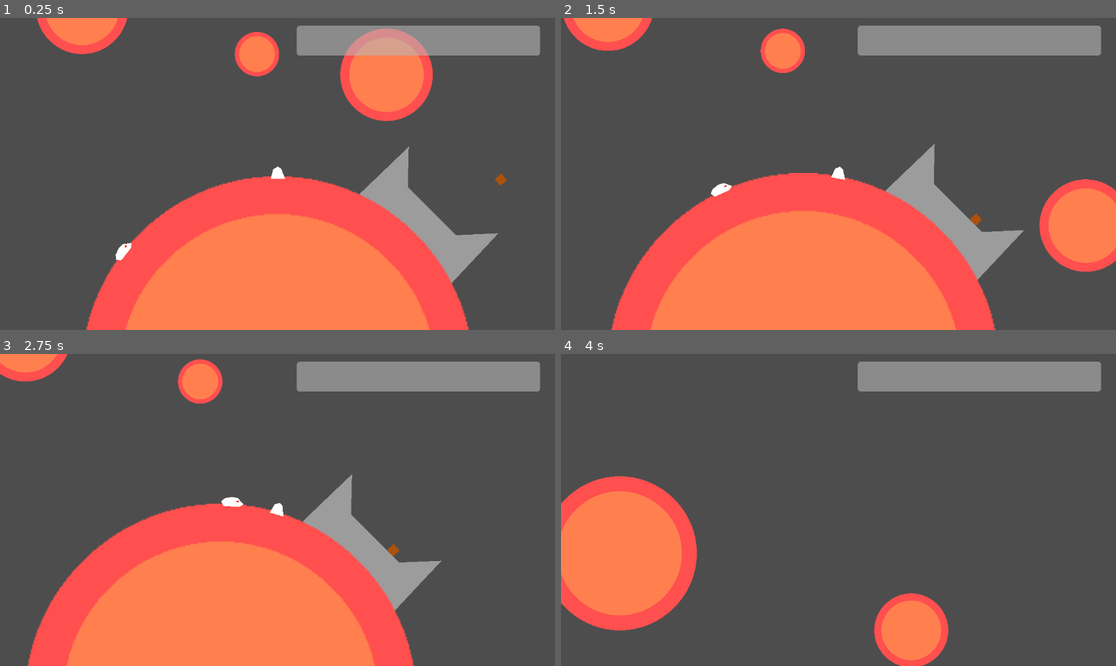
Above: before the commit, frames 1-4 (two rows, left to right).
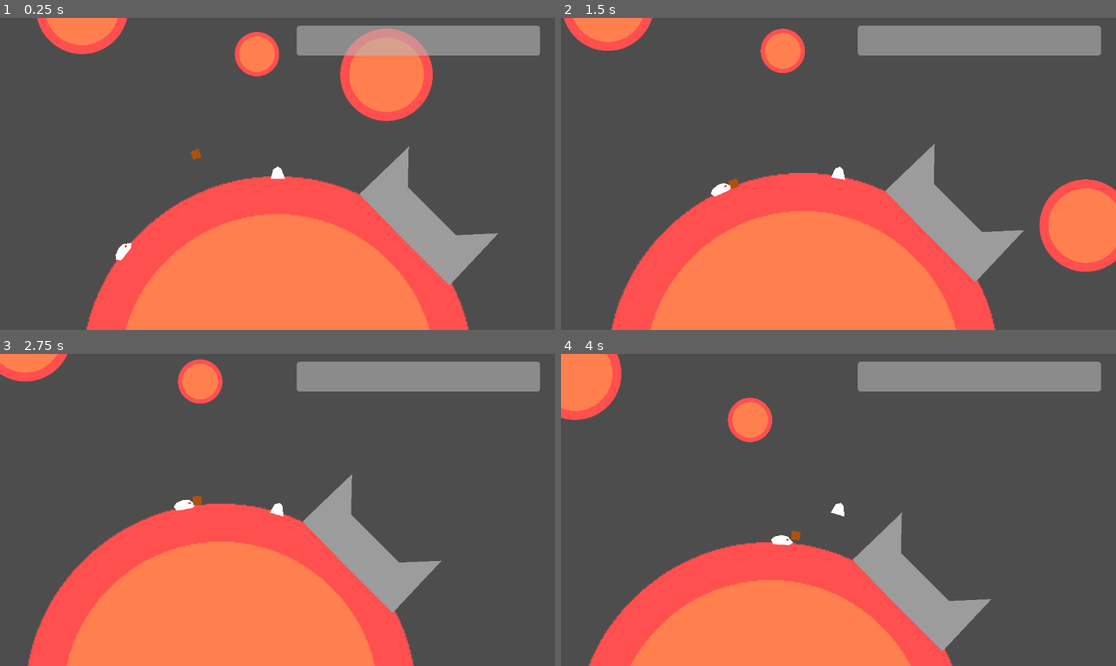
Above: after the commit, the same moments.

Repository: game-jam-team-1/gmtk-jam
Game: Godot game, scene res://Scenes/world.tscn
The game is run twice, just before and just after one commit, with the same random seed, the same clock (stepped at 60 frames per second) and the same inputs.
Inputs (mouse positions are in pixels of both pictures, inside the frame that each line leads up to):
- Up to frame 1 (0.25 s): no input
- Up to frame 2 (1.5 s): move the mouse to (960, 158) at 0.52 s; hold D (right) 0.53-1.28 s; tap E (interact) at 0.6, 1.35 s; tap W (jump) at 0.77 s; move the mouse to (727, 189) at 1.27 s; hold A (left) from 1.28 s (still down)
- Up to frame 3 (2.75 s): tap W (jump) at 1.52 s; move the mouse to (333, 441) at 2.02 s; release A (left) at 2.03 s; hold D (right) from 2.03 s (still down); tap E (interact) at 2.1 s
- Up to frame 4 (4 s): move the mouse to (810, 572) at 2.77 s; tap E (interact) at 2.85, 3.6 s; tap W (jump) at 3.02, 3.77 s; move the mouse to (1005, 556) at 3.52 s; release D (right) at 3.53 s; hold A (left) from 3.53 s (still down)

The runs differ from the first frame. In frame 1, 0.8% of the frame differs, in the area x 34-92%, y 41-86%; in frame 2, 0.8%; in frame 3, 1.0%; in frame 4, 32%, in the area x 0-78%, y 0-100%.
Error after the commit: Cannot call method 'get_children' on a null value. (res://Scripts/player.gd:197)

Commit message:
Animations + gravity_component

Diff:
--- a/Scenes/package.tscn
+++ b/Scenes/package.tscn
@@ -1,6 +1,7 @@
-[gd_scene load_steps=5 format=3 uid="uid://bpgm8pf4sxga8"]
+[gd_scene load_steps=9 format=3 uid="uid://bpgm8pf4sxga8"]
 
 [ext_resource type="Script" uid="uid://dwfprdl306fpk" path="res://Scripts/package.gd" id="1_gkk3b"]
+[ext_resource type="Script" uid="uid://bpfjf8wccyltd" path="res://Scripts/gravity_component.gd" id="2_wvags"]
 
 [sub_resource type="PhysicsMaterial" id="PhysicsMaterial_gkk3b"]
 friction = 0.0
@@ -11,12 +12,53 @@
 [sub_resource type="RectangleShape2D" id="RectangleShape2D_gkk3b"]
 size = Vector2(100, 100)
 
+[sub_resource type="Animation" id="Animation_gkk3b"]
+resource_name = "grab"
+tracks/0/type = "value"
+tracks/0/imported = false
+tracks/0/enabled = true
+tracks/0/path = NodePath(".:modulate")
+tracks/0/interp = 1
+tracks/0/loop_wrap = true
+tracks/0/keys = {
+"times": PackedFloat32Array(0, 1),
+"transitions": PackedFloat32Array(1, 1),
+"update": 0,
+"values": [Color(1, 1, 1, 1), Color(1, 1, 1, 0)]
+}
+
+[sub_resource type="Animation" id="Animation_wvags"]
+length = 0.001
+tracks/0/type = "value"
+tracks/0/imported = false
+tracks/0/enabled = true
+tracks/0/path = NodePath(".:modulate")
+tracks/0/interp = 1
+tracks/0/loop_wrap = true
+tracks/0/keys = {
+"times": PackedFloat32Array(0),
+"transitions": PackedFloat32Array(1),
+"update": 0,
+"values": [Color(1, 1, 1, 1)]
+}
+
+[sub_resource type="AnimationLibrary" id="AnimationLibrary_8o66u"]
+_data = {
+&"RESET": SubResource("Animation_wvags"),
+&"grab": SubResource("Animation_gkk3b")
+}
+
 [node name="Package" type="RigidBody2D"]
 physics_material_override = SubResource("PhysicsMaterial_gkk3b")
 gravity_scale = 0.0
 lock_rotation = true
 custom_integrator = true
 script = ExtResource("1_gkk3b")
+
+[node name="GravityComponent" type="Node2D" parent="." node_paths=PackedStringArray("gravity_detection_area", "raycasts_container")]
+script = ExtResource("2_wvags")
+gravity_detection_area = NodePath("../PackageArea")
+raycasts_container = NodePath("../Raycasts")
 
 [node name="PackageArea" type="Area2D" parent="."]
 scale = Vector2(0.3, 0.3)
@@ -50,3 +92,10 @@
 
 [node name="RayCast2D7" type="RayCast2D" parent="Raycasts"]
 target_position = Vector2(-51, 0)
+
+[node name="AnimationPlayer" type="AnimationPlayer" parent="."]
+libraries = {
+&"": SubResource("AnimationLibrary_8o66u")
+}
+
+[connection signal="animation_finished" from="AnimationPlayer" to="." method="_on_animation_player_animation_finished"]
--- a/Scenes/package_depot.tscn
+++ b/Scenes/package_depot.tscn
@@ -6,6 +6,7 @@
 size = Vector2(429, 157)
 
 [node name="PackageDepot" type="AnimatableBody2D"]
+z_index = 1
 script = ExtResource("1_05x3l")
 
 [node name="Polygon2D" type="Polygon2D" parent="."]
--- a/Scenes/world.tscn
+++ b/Scenes/world.tscn
@@ -39,7 +39,7 @@
 position = Vector2(211, 1213)
 
 [node name="Package" parent="." instance=ExtResource("4_8j60k")]
-position = Vector2(1620, 966)
+position = Vector2(493, 860)
 
 [node name="CanvasLayer" type="CanvasLayer" parent="."]
 
--- /dev/null
+++ b/Scripts/gravity_component.gd
@@ -0,0 +1,56 @@
+class_name GravityComponent
+extends Node2D
+
+@onready var body: RigidBody2D = get_parent()
+
+@export var gravity_detection_area: Area2D
+
+@export var raycasts_container: Node
+
+var gravity_vel: Vector2
+
+var closest_gravity_area: GravityArea
+
+func physics() -> void:
+	var areas = gravity_detection_area.get_overlapping_areas()
+
+	if areas.size() == 0:
+		closest_gravity_area = null
+
+	var current_gravity_dist: float = INF
+	if closest_gravity_area != null:
+		current_gravity_dist = global_position.distance_to(closest_gravity_area.global_position)
+
+	for area in areas:
+		if area is not GravityArea:
+			continue
+
+		area = area as GravityArea
+
+		if area.global_position.distance_to(global_position) < current_gravity_dist:
+			closest_gravity_area = area
+
+	if !closest_gravity_area:
+		return
+
+	var planet_center: Vector2 = closest_gravity_area.global_position
+	var upwards_angle: float = planet_center.angle_to_point(global_position)
+
+	get_parent().rotation = upwards_angle + PI/2
+
+	if _is_on_ground():
+		gravity_vel = Vector2.ZERO
+	else:
+		gravity_vel += Vector2.from_angle(upwards_angle + PI) * closest_gravity_area.accel
+
+func _is_on_ground() -> bool:
+	for raycast: RayCast2D in raycasts_container.get_children():
+		if raycast.is_colliding():
+			return true
+	return false
+
+func integrate() -> void:
+	var planet_velocity: Vector2 = Vector2.ZERO
+	if closest_gravity_area:
+		planet_velocity = (closest_gravity_area.get_parent() as Planet).constant_linear_velocity * 60
+	body.linear_velocity = gravity_vel + planet_velocity
--- a/Scripts/package.gd
+++ b/Scripts/package.gd
@@ -1,52 +1,17 @@
 class_name Package
 extends RigidBody2D
 
-@onready var gravity_detection_area: Area2D = $"PackageArea"
-@onready var raycasts: Array = $"Raycasts".get_children()
-
-var gravity_vel: Vector2
-var closest_gravity_area: GravityArea
+@onready var gravity_component: GravityComponent = $"GravityComponent"
+@onready var animation: AnimationPlayer = $"AnimationPlayer"
 
 func _physics_process(delta: float) -> void:
-	var areas = gravity_detection_area.get_overlapping_areas()
-
-	if areas.size() == 0:
-		closest_gravity_area = null
-
-	var current_gravity_dist: float = INF
-	if closest_gravity_area != null:
-		current_gravity_dist = global_position.distance_to(closest_gravity_area.global_position)
-
-	for area in areas:
-		if area is not GravityArea:
-			continue
-
-		area = area as GravityArea
-
-		if area.global_position.distance_to(global_position) < current_gravity_dist:
-			closest_gravity_area = area
-
-	if !closest_gravity_area:
-		return
-
-	var planet_center: Vector2 = closest_gravity_area.global_position
-	var upwards_angle: float = planet_center.angle_to_point(global_position)
-
-	rotation = upwards_angle + PI/2
-
-	if _is_on_ground():
-		gravity_vel = Vector2.ZERO
-	else:
-		gravity_vel += Vector2.from_angle(upwards_angle + PI) * closest_gravity_area.accel
+	gravity_component.physics()
 
 func _integrate_forces(state: PhysicsDirectBodyState2D) -> void:
-	var planet_velocity: Vector2 = Vector2.ZERO
-	if closest_gravity_area:
-		planet_velocity = (closest_gravity_area.get_parent() as Planet).constant_linear_velocity * 60
-	linear_velocity = gravity_vel + planet_velocity
+	gravity_component.integrate()
 
-func _is_on_ground() -> bool:
-	for raycast: RayCast2D in raycasts:
-		if raycast.is_colliding():
-			return true
-	return false
+func get_grabbed() -> void:
+	animation.play("grab")
+
+func _on_animation_player_animation_finished(anim_name: StringName) -> void:
+	queue_free()
--- a/Scripts/player.gd
+++ b/Scripts/player.gd
@@ -4,7 +4,6 @@
 const JUMP_FORCE: float = 1000
 const HIGH_JUMP_FORCE: float = 2000
 const JUST_JUMP_GRACE_PERIOD: float = 0.15
-
 const WALK_SPEED: float = 300
 const THRUSTER_FORCE: float = 40
 const THRUSTER_MAX_VELOCITY: float = 500
@@ -23,11 +22,16 @@
 var closest_gravity_area: GravityArea
 
 var just_jumped: bool = false
+var sending_packages_to_depot: bool = false
 
 var just_jumped_time: float = 0.0
 
 var collected_packages: int = 0
 var deposited_packages: int = 0
+
+var duplicated_balls: Array
+
+var sending_package_depot: PackageDepot
 
 @onready var gravity_detection_area: Area2D = $"GravityDetectionArea"
 @onready var large_detection_area: Area2D = $"LargeDetectionArea"
@@ -146,6 +150,8 @@
 
 
 func _process_packages() -> void:
+	_process_package_animations()
+
 	var closest_package: Package
 	var package_depot: PackageDepot
 	for area in large_detection_area.get_overlapping_areas():
@@ -155,6 +161,9 @@
 			package_depot = area.get_parent()
 
 	if Input.is_action_just_pressed("interact") && package_depot:
+		_setup_send_package_to_depot_animation()
+		sending_packages_to_depot = true
+		sending_package_depot = package_depot
 		collected_packages = 0
 
 	$OnePackage.visible = false
@@ -173,9 +182,27 @@
 
 	if Input.is_action_just_pressed("interact") && collected_packages < 3:
 		collected_packages += 1
-		closest_package.queue_free()
+		closest_package.get_grabbed()
 		print("Collected Package -- New count: " + str(collected_packages))
 
+
+func _setup_send_package_to_depot_animation() -> void:
+	var icon_node: Node2D
+	if collected_packages == 1:
+		icon_node = $OnePackage
+	if collected_packages == 2:
+		icon_node = $TwoPackages
+	if collected_packages == 3:
+		icon_node = $ThreePackages
+	for node in icon_node.get_children():
+		var duplicated = node.duplicate()
+		add_child(duplicated)
+		duplicated_balls.append(duplicated)
+
+func _process_package_animations() -> void:
+	if sending_packages_to_depot:
+		for ball: Node2D in duplicated_balls:
+			ball.global_position = lerp(ball.global_position, sending_package_depot.global_position, 0.01)
 
 func _integrate_forces(state: PhysicsDirectBodyState2D) -> void:
 	var planet_velocity: Vector2 = Vector2.ZERO
@@ -192,5 +219,6 @@
 
 	return ground_raycast.is_colliding()
 
+
 func die():
 	queue_free()
Not shown, added: Scripts/gravity_component.gd.uid
